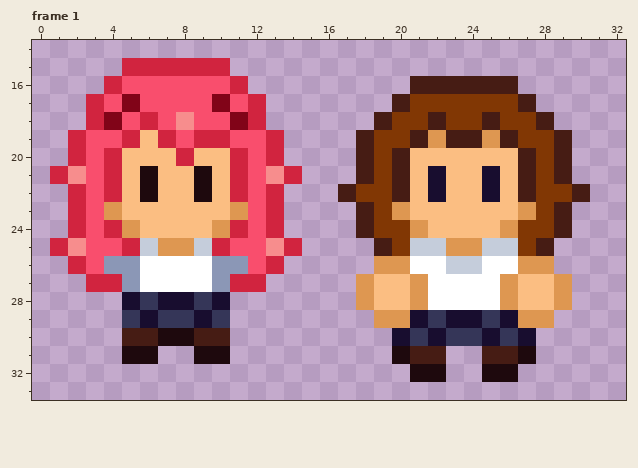
Two states of a pixel-art file, Aseprite/Ronalda.aseprite. This is how it looked before the edit.
48x48 pixels, 2 frames. Shown: frame 1: x 0..32, y 14..33. The commit also changed other frames, which this record leaves out.
After:
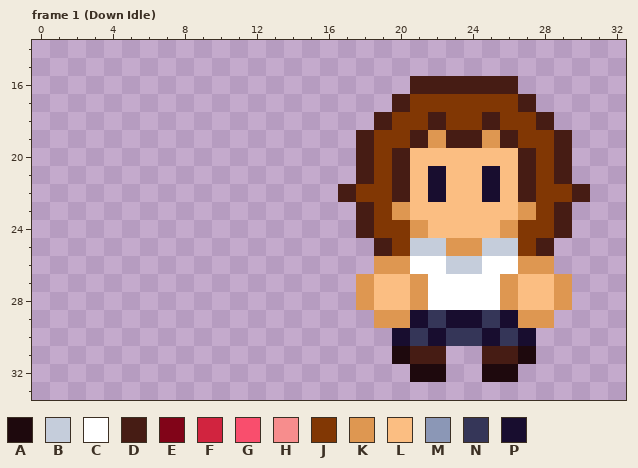
Palette (. is transparent): A #1e090d  B #c5cddb  C #ffffff  D #461c14  E #810418  F #d1243f  G #f94e6d  H #f78d8d  J #813704  K #de9751  L #fbbe82  M #8b97b6  N #353658  P #180d2f
Author's note on the commit: animação idle + retrato
Change:
--- frame 1 (Down Idle), layers "head", "body"
@@ x 0..16 @@
 14 .................
-15 .....FFFFFF......
-16 ....FGGGGGGF.....
-17 ...FGEGGGGEGF....
-18 ...FEGFGHGGEF....
-19 ..FGGFLFGFFGGF...
-20 ..FGFLLLFLLFGF...
-21 .FHGFLALLALFGHF..
-22 ..FGFLALLALFGF...
-23 ..FGKLLLLLLKGF...
-24 ..FGFKLLLLKFGF...
-25 .FHGGFBKKBFGGHF..
-26 ..FGMMCCCCMMGF...
-27 ...FFMCCCCMFF....
-28 .....PNPPNP......
-29 .....NPNNPN......
-30 .....DDAADD......
-31 .....AA..AA......
+15 .................
+16 .................
+17 .................
+18 .................
+19 .................
+20 .................
+21 .................
+22 .................
+23 .................
+24 .................
+25 .................
+26 .................
+27 .................
+28 .................
+29 .................
+30 .................
+31 .................
 32 .................
Changed places in both pictures, as pixel boxes (x1, y1, x2, y2):
erased: (50, 58, 302, 364)
